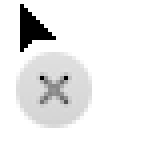
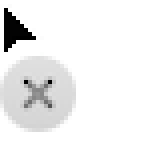
Two versions of the same layered image (168x168). Layer-by-layer changes:
painted on "Close" over [0, 52, 92, 132]
painted on "Arrow" over [4, 4, 64, 60]
